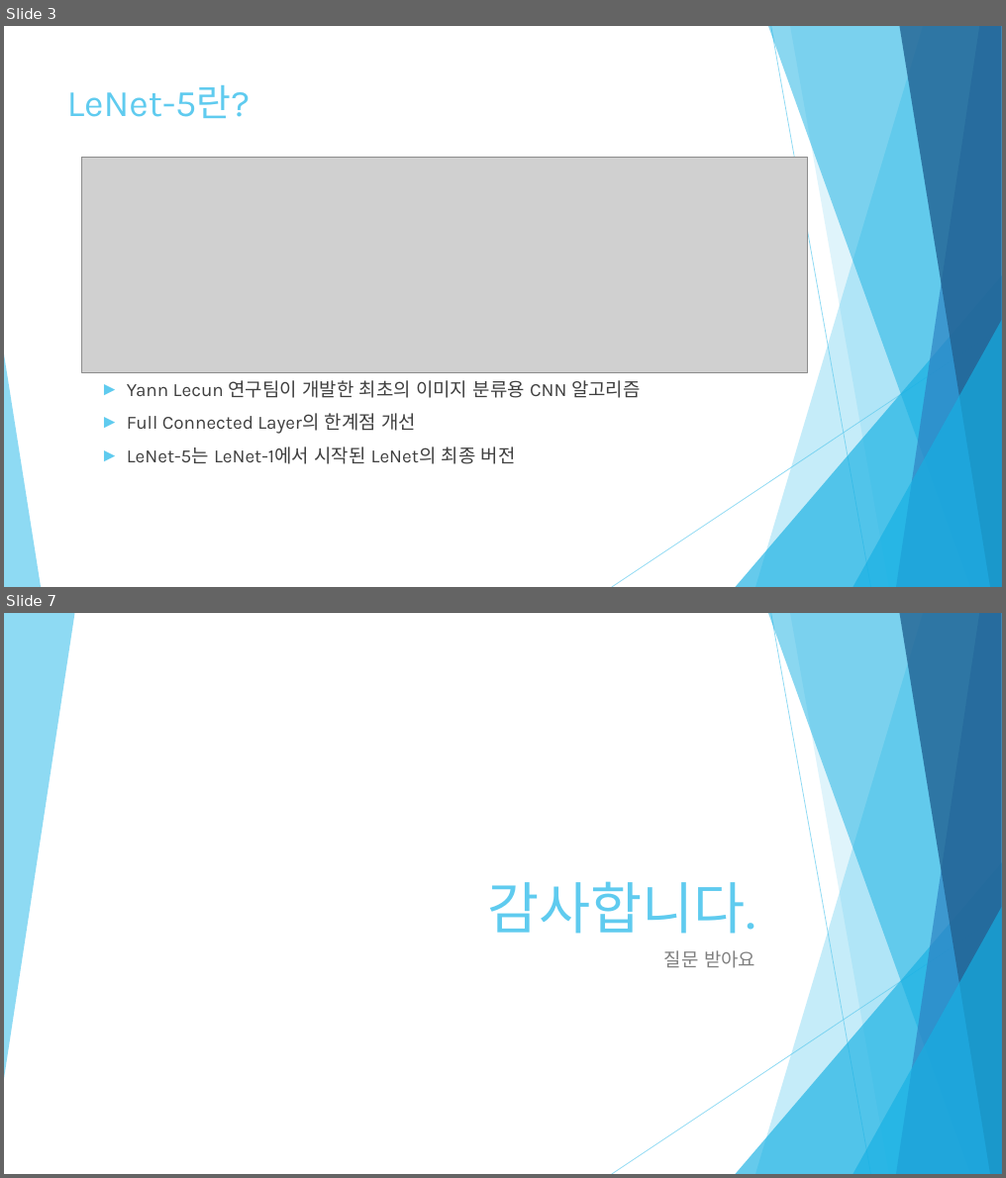
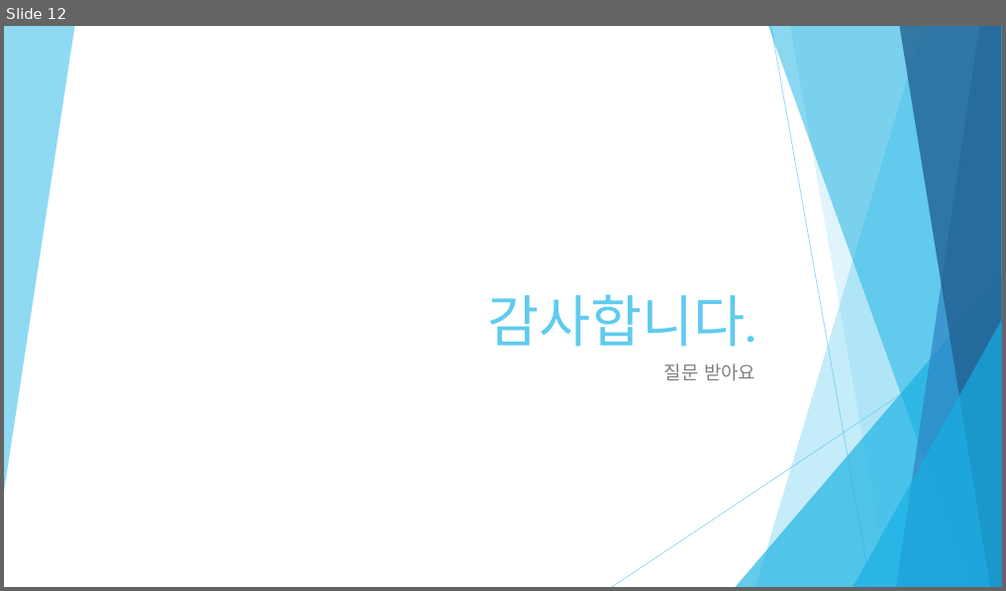
Before and after one commit to Refstop/Digital_Image_Process, a slide deck: term_project/report/DIP_Term_Project.pptx. Shown one above the other, each under a label of ours: slides 3 and 7 before the commit, slide 12 after it; the slides between them are not shown. The pictures are 1006x1178 and 1006x591 pixels, drawn with LibreOffice and Linux fonts; fonts in the diff are those of the drawing; grey boxes stand for pictures. Boxes give left, top, right and bottom in pixels: in the first picture for what was removed or moved away, otherwise in the second. Text is boxed around its words. In the diff, an @@ line names an element or a change of style, - is before the commit and + after.

```diff
--- a/term_project/report/DIP_Term_Project.pptx
+++ b/term_project/report/DIP_Term_Project.pptx
@@ slide 3 removed at (4,26,1002,587), background #FFFFFF; not listed: 9 template elements that a slide beside it also shows @@
@@ title removed at (67,85,251,118) @@
-LeNet-5란?
@@ picture removed at (82,157,808,372) @@
@@ triangle removed at (4,355,41,587) @@
@@ text removed at (127,380,641,465) @@
-► Yann Lecun 연구팀이 개발한 최초의 이미지 분류용 CNN 알고리즘
-► Full Connected Layer의 한계점 개선
-► LeNet-5는 LeNet-1에서 시작된 LeNet의 최종 버전
@@ what was slide 7 is now slide 12 @@
```
Also in this commit, not shown: 2 slides changed, 9 slides added, 3 other slides removed, 19 other files.
